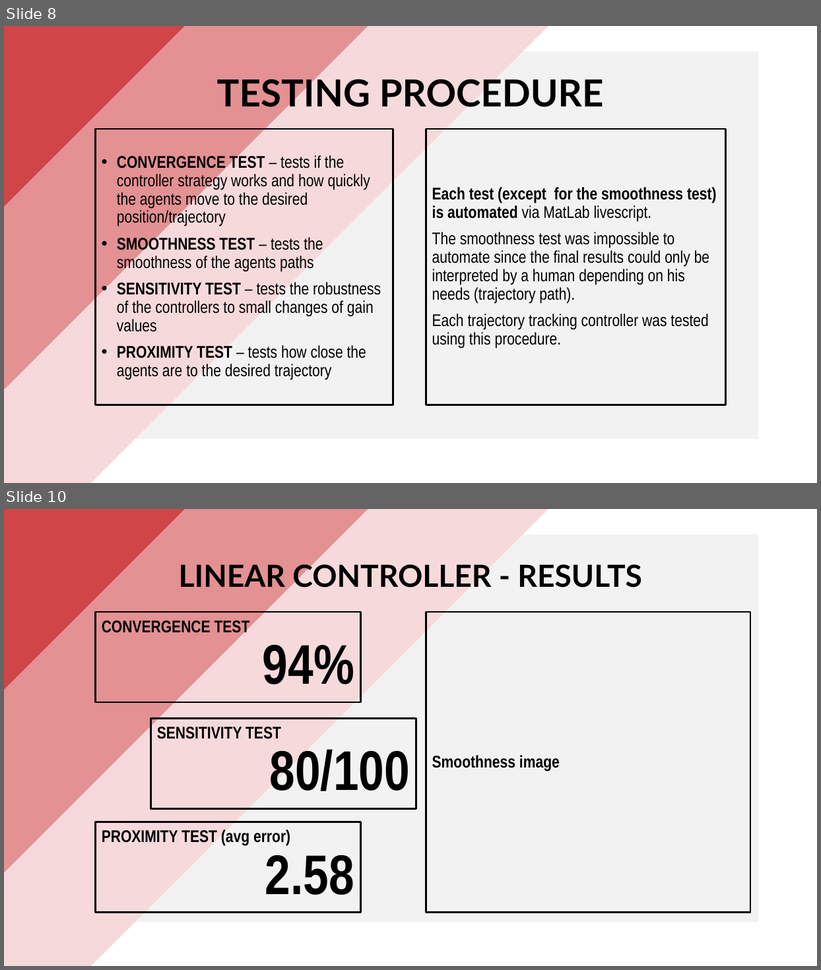
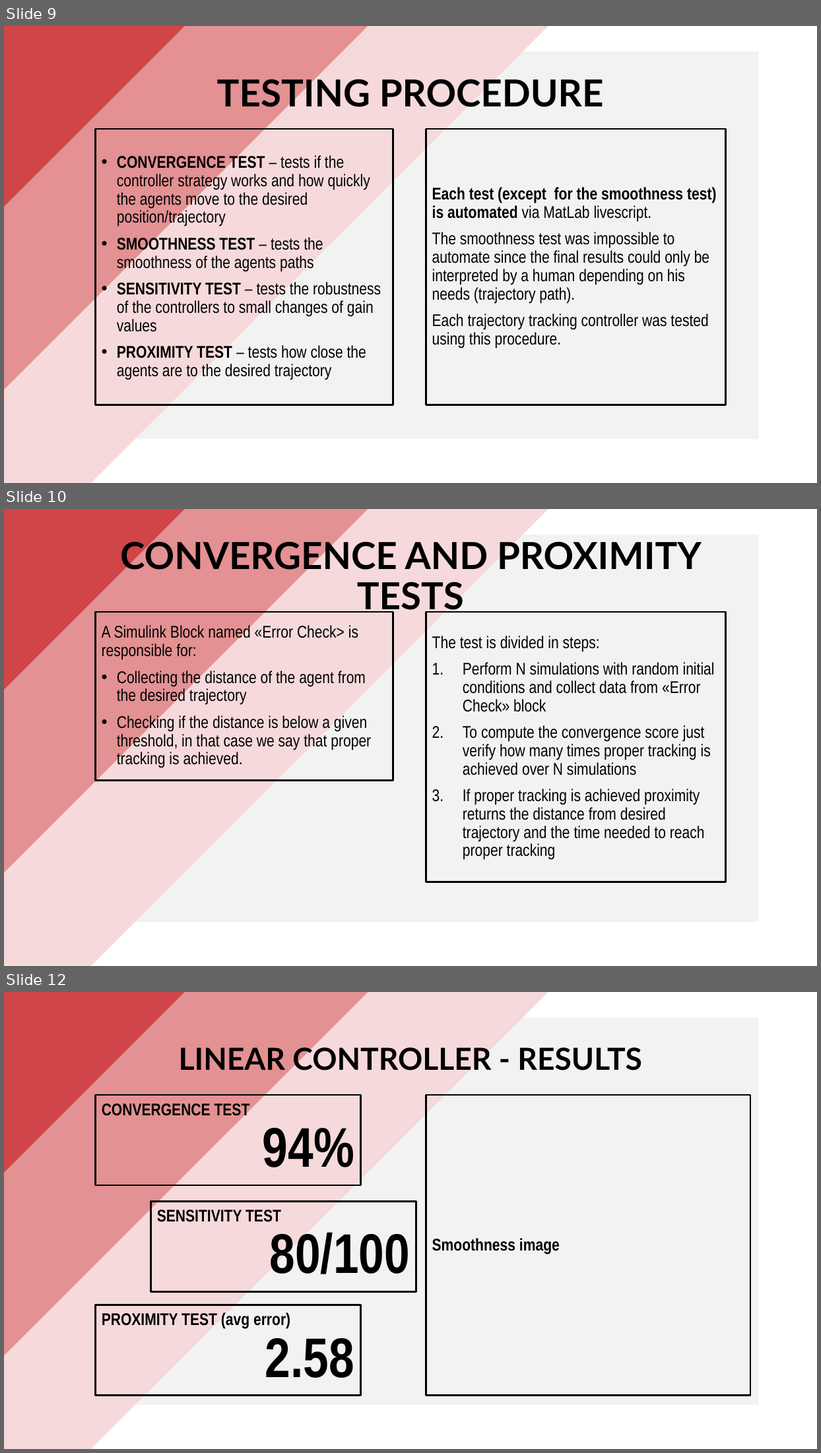
Before and after one commit to PippoGot/R-C2, a slide deck: documentation/presentation.pptx. Shown one above the other, each under a label of ours: slides 8 and 10 before the commit, slides 9, 10 and 12 after it; the slides between them are not shown. The pictures are 821x970 and 821x1453 pixels, drawn with LibreOffice and Linux fonts; fonts in the diff are those of the drawing. Boxes give left, top, right and bottom in pixels: in the first picture for what was removed or moved away, otherwise in the second. Text is boxed around its words. In the diff, an @@ line names an element or a change of style, - is before the commit and + after.

Commit message:
error correctio + presentation progress

```diff
--- a/documentation/presentation.pptx
+++ b/documentation/presentation.pptx
@@ slide 10 added at <box>4,509,817,966</box>, background #FFFFFF @@
@@ rectangle added at <box>4,509,553,966</box>, fill #F6DADB @@
@@ rectangle added at <box>4,509,416,937</box>, fill #E39193 @@
@@ rectangle added at <box>4,509,232,744</box>, fill #CF4548 @@
@@ rectangle added at <box>63,535,759,923</box>, fill #F2F2F2 @@
@@ title added at <box>120,537,702,617</box>, 44 pt, text #000000, bold @@
+CONVERGENCE AND PROXIMITY TESTS
@@ rectangle added at <box>96,612,393,780</box>, outline #000000 2.25 pt, 20 pt, text #000000 @@
+A Simulink Block named «Error Check> is responsible for:
+• Collecting the distance of the agent from the desired trajectory
+• Checking if the distance is below a given threshold, in that case we say that proper tracking is achieved.
@@ rectangle added at <box>426,612,725,883</box>, outline #000000 2.25 pt, 20 pt, text #000000 @@
+The test is divided in steps:
+1. Perform N simulations with random initial conditions and collect data from «Error Check» block
+2. To compute the convergence score just verify how many times proper tracking is achieved over N simulations
+3. If proper tracking is achieved proximity returns the distance from desired trajectory and the time needed to reach proper tracking
@@ what was slide 8 is now slide 9 @@
@@ what was slide 10 is now slide 12 @@
```
Also in this commit, not shown: 5 slides changed, 7 other slides added, 2 slides removed, 17 other files.
